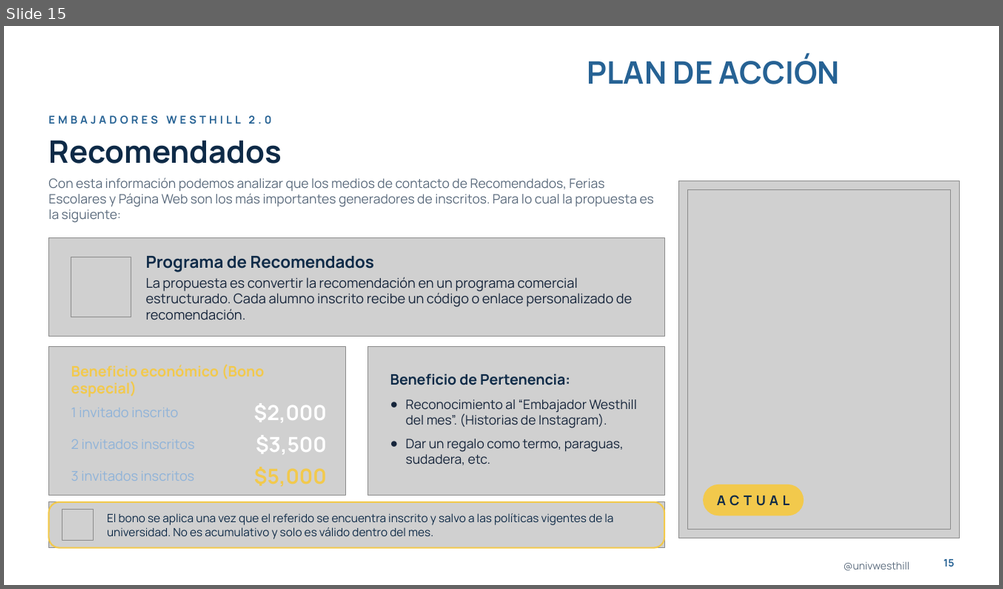
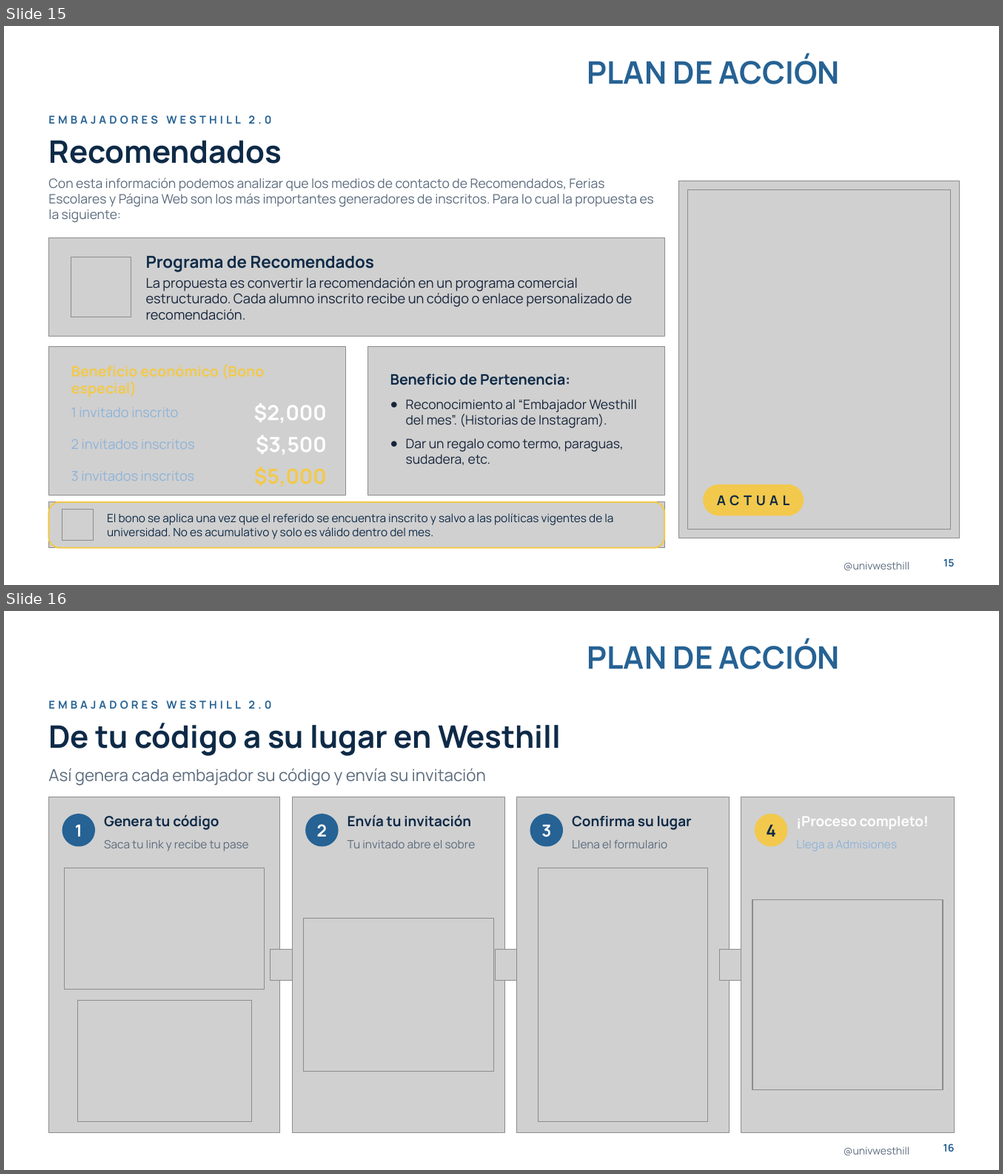
Before and after one commit to dnmcamiloedson-arch/EdUW, a slide deck: presentaciones/Plan_de_Accion_Embajadores_Westhill_2027.pptx. Shown one above the other, each under a label of ours: slide 15 before the commit, slides 15 and 16 after it. The pictures are 1003x589 and 1003x1174 pixels, drawn with LibreOffice and Linux fonts; fonts in the diff are those of the drawing; grey boxes stand for pictures; background and template pictures are left out. Boxes give left, top, right and bottom in pixels: in the first picture for what was removed or moved away, otherwise in the second. Text is boxed around its words. In the diff, an @@ line names an element or a change of style, - is before the commit and + after.

```diff
--- a/presentaciones/Plan_de_Accion_Embajadores_Westhill_2027.pptx
+++ b/presentaciones/Plan_de_Accion_Embajadores_Westhill_2027.pptx
@@ slide 16 added at bbox=[4, 611, 999, 1170], background #FFFFFF; not listed: 3 template elements that a slide beside it also shows @@
@@ text added at bbox=[90, 618, 388, 649], 20 pt, text #FFFFFF, bold @@
+#SOMOSWESTHILL
@@ title added at bbox=[48, 723, 560, 756], 30 pt, text #0E2A47, bold @@
+De tu código a su lugar en Westhill
@@ text added at bbox=[48, 768, 486, 786], 16 pt, text #5B6B7D @@
+Así genera cada embajador su código y envía su invitación
@@ picture added at bbox=[48, 797, 280, 1133] @@
@@ picture added at bbox=[292, 797, 505, 1133] @@
@@ picture added at bbox=[517, 797, 729, 1133] @@
@@ picture added at bbox=[741, 797, 954, 1133] @@
@@ rounded rectangle added at bbox=[62, 814, 95, 847], fill #266294, 16 pt, text #FFFFFF, bold @@
+1
@@ text added at bbox=[104, 815, 219, 830], 13.5 pt, text #0E2A47, bold @@
+Genera tu código
@@ rounded rectangle added at bbox=[305, 814, 338, 847], fill #266294, 16 pt, text #FFFFFF, bold @@
+2
@@ text added at bbox=[347, 815, 471, 827], 13.5 pt, text #0E2A47, bold @@
+Envía tu invitación
@@ rounded rectangle added at bbox=[530, 814, 563, 847], fill #266294, 16 pt, text #FFFFFF, bold @@
+3
@@ text added at bbox=[572, 816, 691, 830], 13.5 pt, text #0E2A47, bold @@
+Confirma su lugar
@@ rounded rectangle added at bbox=[754, 814, 788, 847], fill #F2C94C, 16 pt, text #0E2A47, bold @@
+4
@@ text added at bbox=[796, 816, 928, 829], 13.5 pt, text #FFFFFF, bold @@
+¡Proceso completo!
@@ text added at bbox=[104, 840, 249, 851], 11 pt, text #5B6B7D @@
+Saca tu link y recibe tu pase
@@ text added at bbox=[347, 840, 475, 849], 11 pt, text #5B6B7D @@
+Tu invitado abre el sobre
@@ text added at bbox=[572, 840, 668, 849], 11 pt, text #5B6B7D @@
+Llena el formulario
@@ text added at bbox=[835, 840, 896, 849], 11 pt, text #8FB3D9 @@
+Llega a Admisiones
@@ picture added at bbox=[65, 869, 264, 990] @@
@@ picture added at bbox=[538, 869, 708, 1122] @@
@@ picture added at bbox=[303, 918, 493, 1072] @@
@@ picture added at bbox=[752, 900, 942, 1090] @@
@@ picture added at bbox=[270, 950, 301, 981] @@
@@ picture added at bbox=[495, 950, 526, 981] @@
@@ picture added at bbox=[720, 950, 751, 981] @@
@@ picture added at bbox=[77, 1000, 251, 1122] @@
@@ page number added at bbox=[943, 1144, 954, 1152], 10 pt, text #266294, bold @@
+16
```
